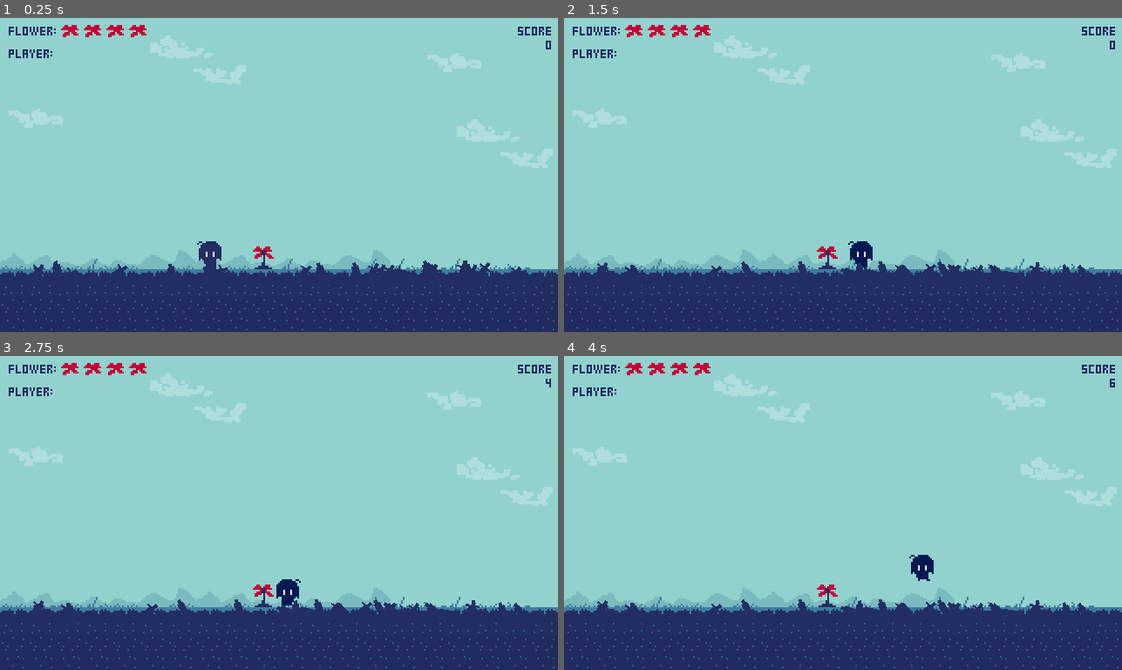
Above: before the commit, frames 1-4 (two rows, left to right).
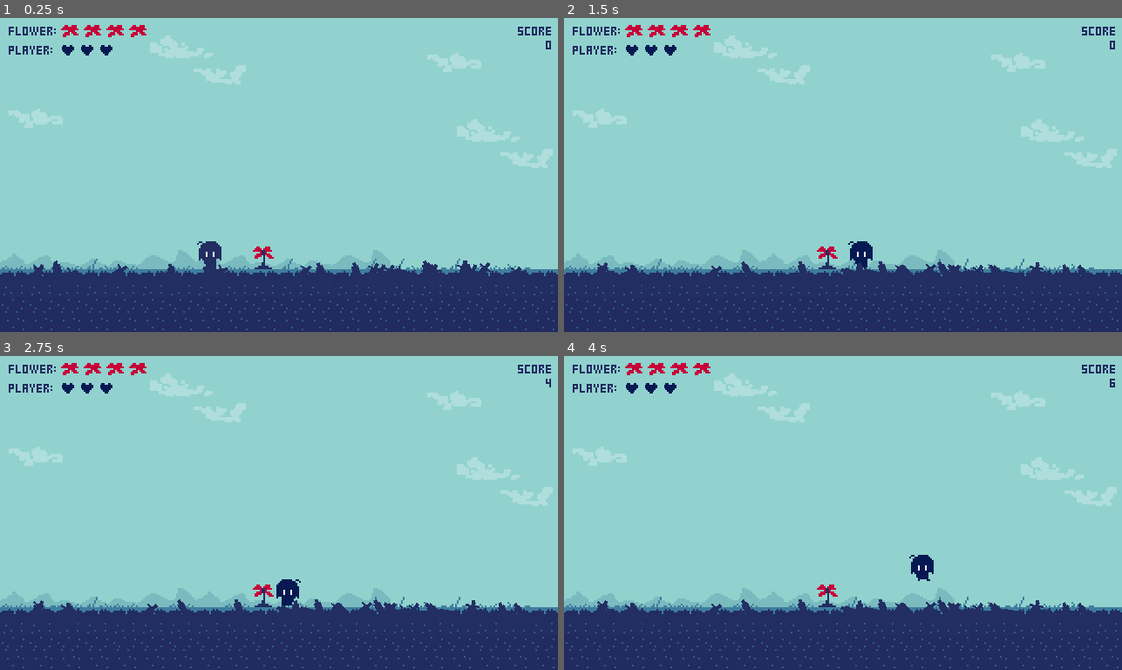
Above: after the commit, the same moments.

Repository: mwpodgorni/DDDD-Project
Game: Godot game, scene res://choice.tscn
Same seed, same stepped clock (60 frames per second), same inputs: the game is played once before the commit and once after it.
Inputs:
- Up to frame 1 (0.25 s): no input
- Up to frame 2 (1.5 s): tap Enter at 0.5 s; hold Right (ui_right) 0.53-1.28 s; tap V (ui_accept) at 0.77 s; hold Left (ui_left) from 1.28 s (still down)
- Up to frame 3 (2.75 s): tap V (ui_accept) at 1.52 s; release Left (ui_left) at 2.03 s; hold Right (ui_right) from 2.03 s (still down)
- Up to frame 4 (4 s): tap V (ui_accept) at 3.02, 3.77 s; release Right (ui_right) at 3.53 s; hold Left (ui_left) from 3.53 s (still down)

The runs differ from the first frame. In frame 1, 0.3% of the frame differs, in the area x 1-21%, y 8-13%; in frame 2, 0.3%; in frame 3, 0.3%; in frame 4, 0.3%.

Commit message:
Health change

Diff:
--- a/LD46/FlowerHealth.gd
+++ b/LD46/FlowerHealth.gd
@@ -5,19 +5,15 @@
 	if(gl.flowerHealth <= 3):
 		for x in get_node("Flower4").get_children():
 			x.visible = false;
-	else: get_node("Flower4").set_process(true)
 
 	if(gl.flowerHealth <= 2):
 		for x in get_node("Flower3").get_children():
 			x.visible = false;
-	else: get_node("Flower3").set_process(true)
 
 	if(gl.flowerHealth <= 1):
 		for x in get_node("Flower2").get_children():
 			x.visible = false;
-	else: get_node("Flower2").set_process(true)
 
 	if(gl.flowerHealth <= 0):
 		for x in get_node("Flower").get_children():
 			x.visible = false;
-	else: get_node("Flower").set_process(true)
--- a/LD46/HEALTH.gd
+++ b/LD46/HEALTH.gd
@@ -1,5 +1,6 @@
-extends Label
+extends Node
 
 func _process(delta):
-	self.text = str(gl.health)
-	if(gl.health < 2): self.modulate = Color(255, 0, 0, 1)
+	if(gl.health <= 2): get_node("Heart3").visible = false
+	if(gl.health <= 1): get_node("Heart2").visible = false
+	if(gl.health <= 0): get_node("Heart").visible = false
--- a/LD46/LD46.tscn
+++ b/LD46/LD46.tscn
@@ -13,6 +13,7 @@
 [ext_resource path="res://LD46/sfx/hurt.wav" type="AudioStream" id=11]
 [ext_resource path="res://LD46/music/base.ogg" type="AudioStream" id=12]
 [ext_resource path="res://LD46/SCORE.gd" type="Script" id=13]
+[ext_resource path="res://LD46/HEALTH.gd" type="Script" id=14]
 [ext_resource path="res://LD46/FlowerHealth.gd" type="Script" id=15]
 [ext_resource path="res://pixelFont.tres" type="DynamicFont" id=16]
 
@@ -850,16 +851,44 @@
 frame = 71
 
 [node name="Health" type="Node" parent="."]
+script = ExtResource( 14 )
 
 [node name="HealthLabel" type="Label" parent="Health"]
 margin_left = 5.0
-margin_top = 18.0
+margin_top = 16.0
 margin_right = 31.0
-margin_bottom = 24.0
+margin_bottom = 22.0
 custom_colors/font_color = Color( 0.129412, 0.168627, 0.376471, 1 )
 custom_fonts/font = ExtResource( 16 )
 text = "Player:"
 
+[node name="Heart" type="Sprite" parent="Health"]
+position = Vector2( -7, 27 )
+scale = Vector2( 0.884766, 0.930664 )
+texture = ExtResource( 1 )
+offset = Vector2( 54.2517, -7.52151 )
+hframes = 64
+vframes = 64
+frame = 264
+
+[node name="Heart2" type="Sprite" parent="Health"]
+position = Vector2( 4, 27 )
+scale = Vector2( 0.884766, 0.930664 )
+texture = ExtResource( 1 )
+offset = Vector2( 54.2517, -7.52151 )
+hframes = 64
+vframes = 64
+frame = 264
+
+[node name="Heart3" type="Sprite" parent="Health"]
+position = Vector2( 15, 27 )
+scale = Vector2( 0.884766, 0.930664 )
+texture = ExtResource( 1 )
+offset = Vector2( 54.2517, -7.52151 )
+hframes = 64
+vframes = 64
+frame = 264
+
 [connection signal="area_entered" from="flower" to="flower" method="_on_flower_area_entered"]
 [connection signal="area_entered" from="player/slash0" to="player" method="_on_sword_hit"]
 [connection signal="area_entered" from="player/hit" to="player" method="_on_got_hit"]
Not shown: 1 places in LD46/LD46.tscn that only renumber resources
Not shown, changed: LD46/sprite.png.import
